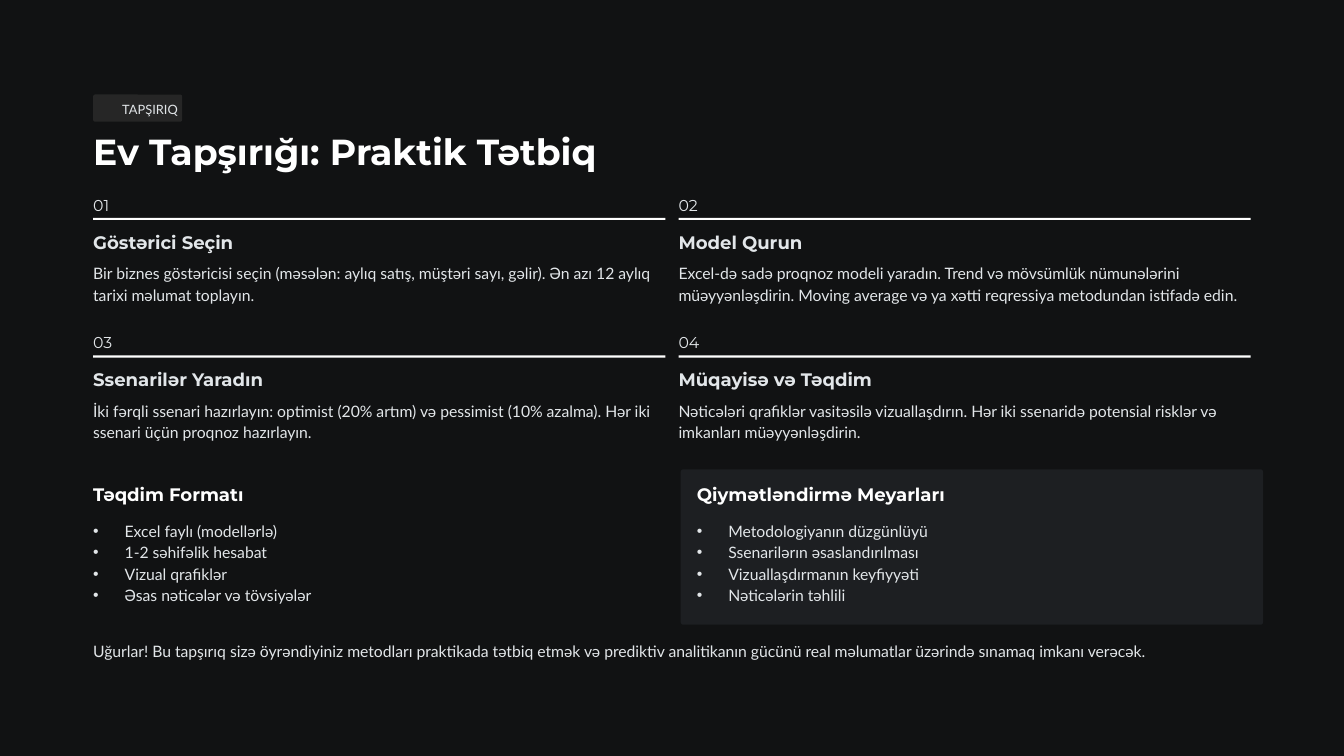
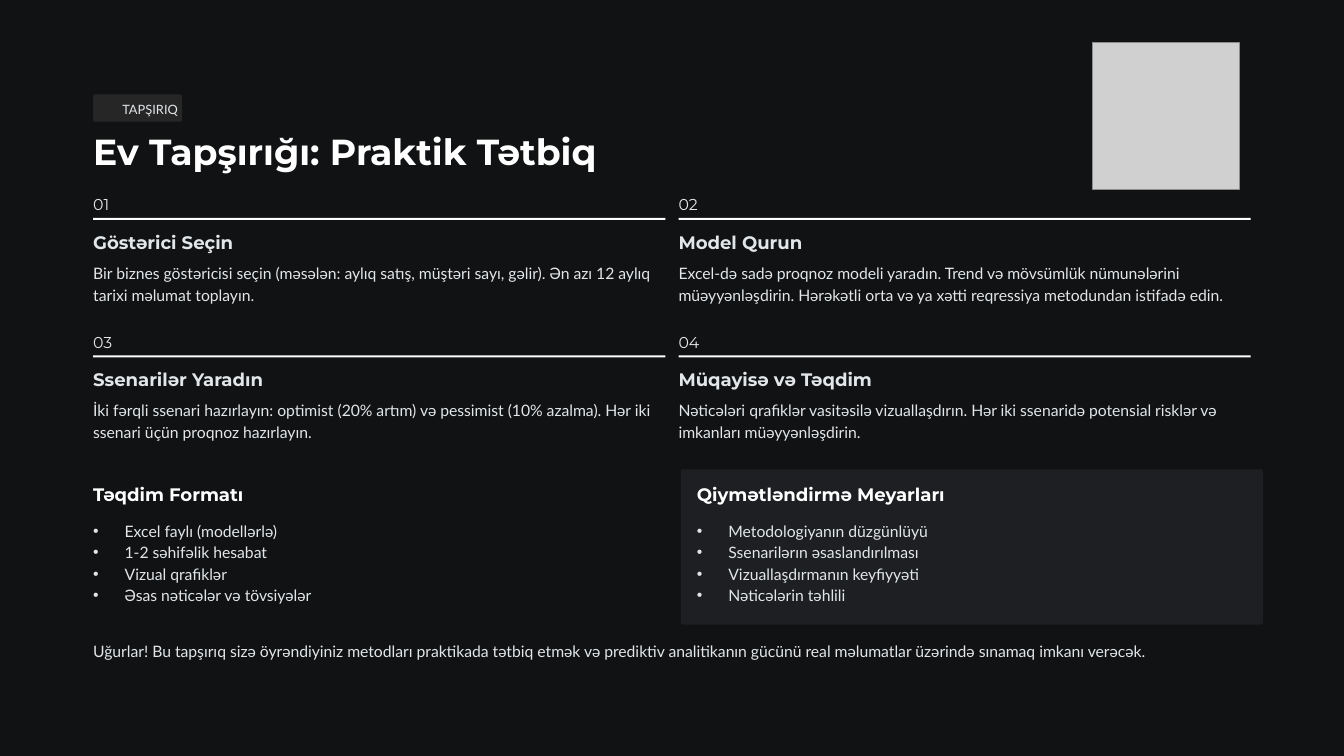
Before and after one commit to oiskenderov/ai-management-course, a slide deck: slide 11 of Seperated/Presentations/L4-Melumat-Analitikasi-ve-Gelecek-Proqnozlasdirma.pptx. Drawn at 1344x756 pixels with LibreOffice and Linux fonts; fonts in the diff are those of the drawing; grey boxes stand for pictures; background and template pictures are left out. Boxes give left, top, right and bottom in pixels: in the first picture for what was removed or moved away, otherwise in the second. Text is boxed around its words. In the diff, an @@ line names an element or a change of style, - is before the commit and + after.

```diff
--- a/Seperated/Presentations/L4-Melumat-Analitikasi-ve-Gelecek-Proqnozlasdirma.pptx
+++ b/Seperated/Presentations/L4-Melumat-Analitikasi-ve-Gelecek-Proqnozlasdirma.pptx
@@ picture added at bbox=[1092, 42, 1239, 189] @@
@@ text at bbox=[679, 267, 1223, 304]: text changed @@
-Excel-də sadə proqnoz modeli yaradın. Trend və mövsümlük nümunələrini müəyyənləşdirin. Moving average və ya xətti reqressiya metodundan istifadə edin.
+Excel-də sadə proqnoz modeli yaradın. Trend və mövsümlük nümunələrini müəyyənləşdirin. Hərəkətli orta və ya xətti reqressiya metodundan istifadə edin.
```
Also in this commit, not shown: 2 other slides changed.
